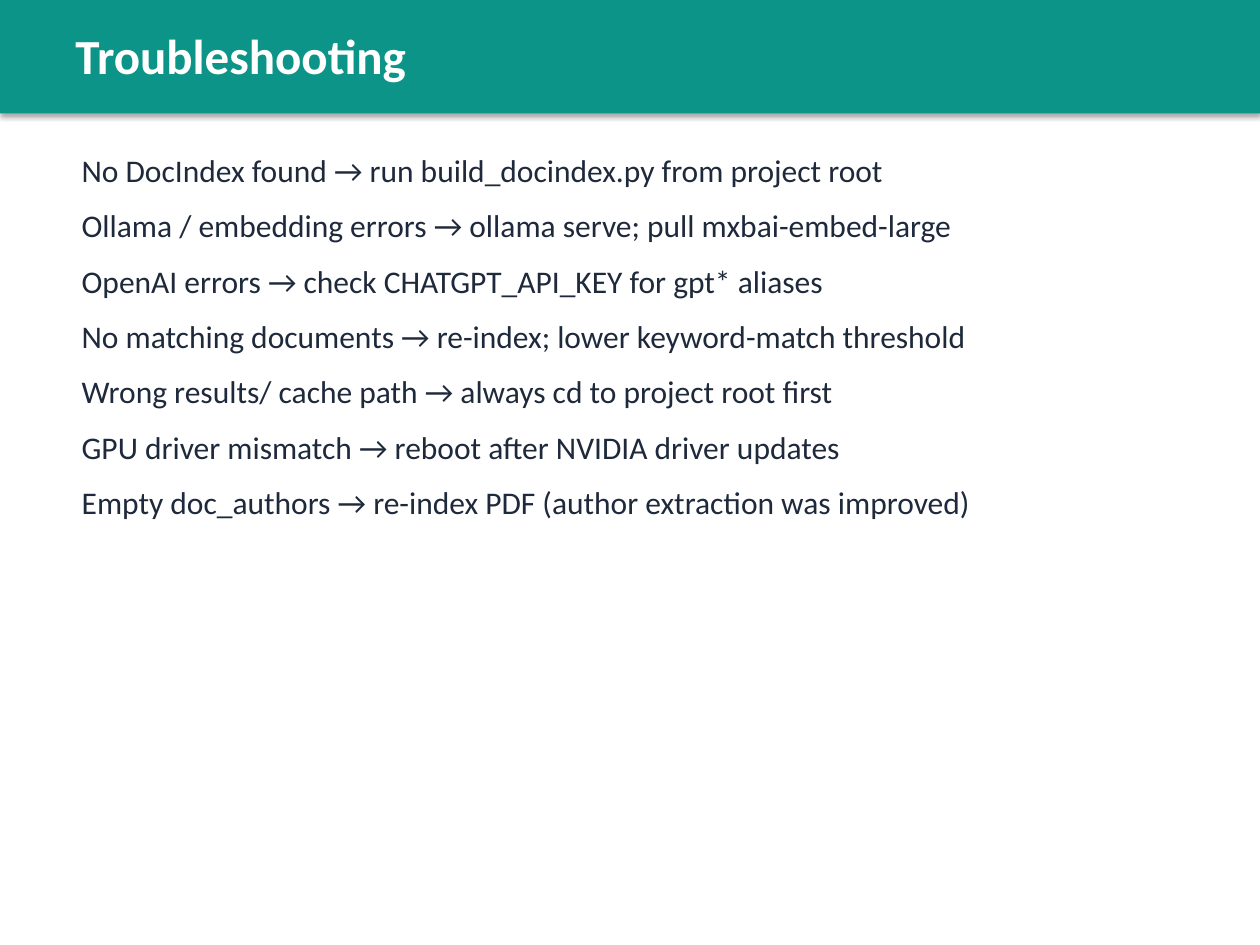
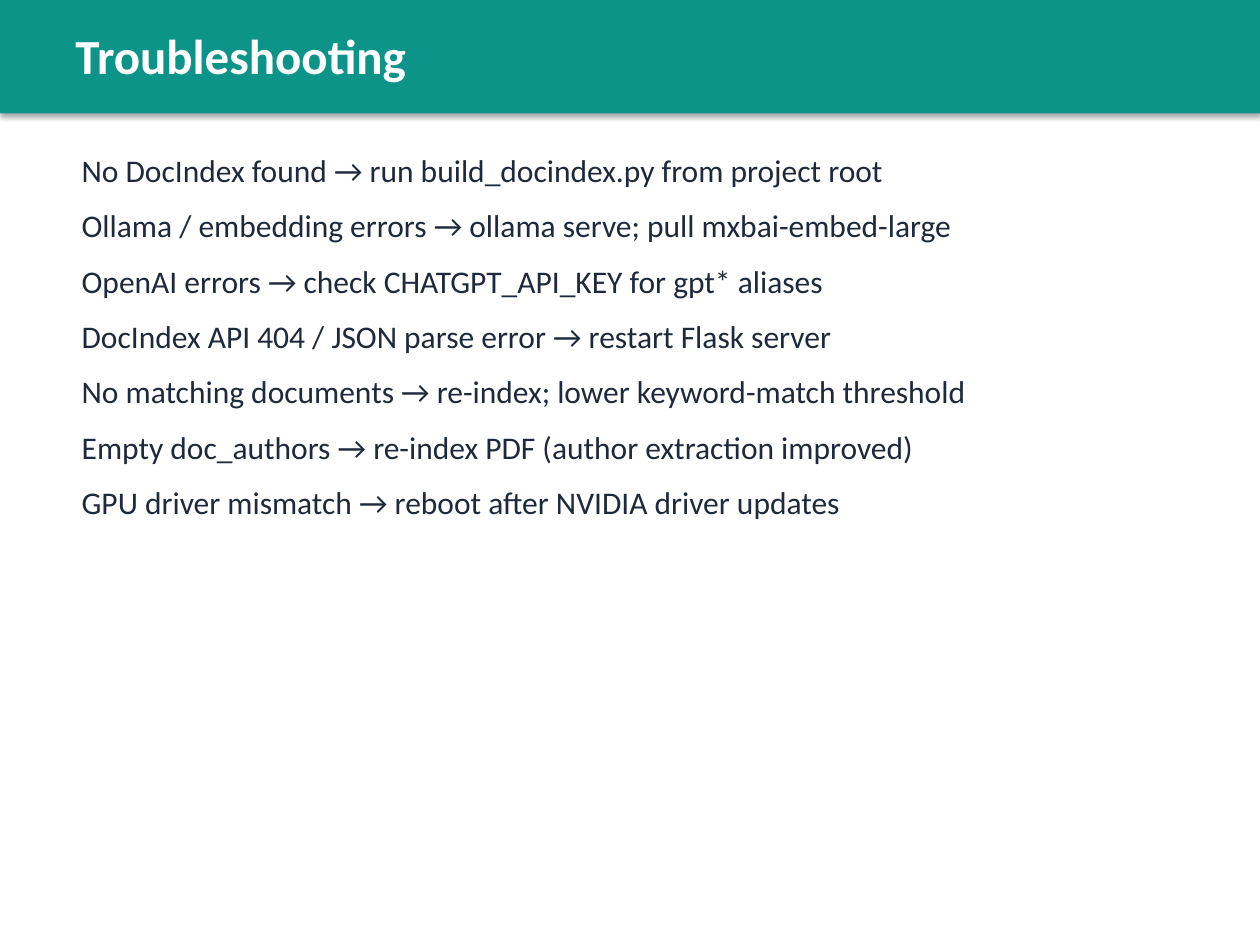
Before and after one commit to JackYuan18/RAG-PageIndex, a slide deck: slide 18 of docs/PageIndex_Handoff.pptx (slide 17 before the commit). Drawn at 1260x945 pixels with LibreOffice and Linux fonts; fonts in the diff are those of the drawing. Boxes give left, top, right and bottom in pixels: in the first picture for what was removed or moved away, otherwise in the second. Text is boxed around its words. In the diff, an @@ line names an element or a change of style, - is before the commit and + after.

```diff
--- a/docs/PageIndex_Handoff.pptx
+++ b/docs/PageIndex_Handoff.pptx
@@ text at [82, 326, 831, 353]: paragraph added @@
+DocIndex API 404 / JSON parse error → restart Flask server
@@ text at [82, 436, 912, 464]: text changed @@
-Wrong results/ cache path → always cd to project root first
+Empty doc_authors → re-index PDF (author extraction improved)
@@ text at [82, 491, 969, 519]: paragraph removed @@
-Empty doc_authors → re-index PDF (author extraction was improved)
```
Also in this commit, not shown: 4 other slides changed, 1 slide added, 7 other files.
